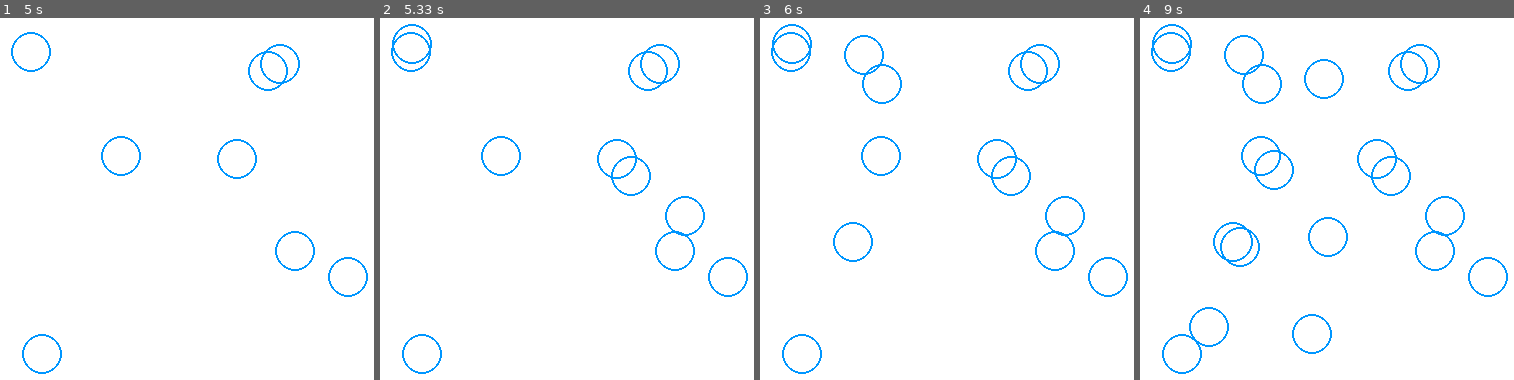
Above: before the commit, frames 1-4 (left to right).
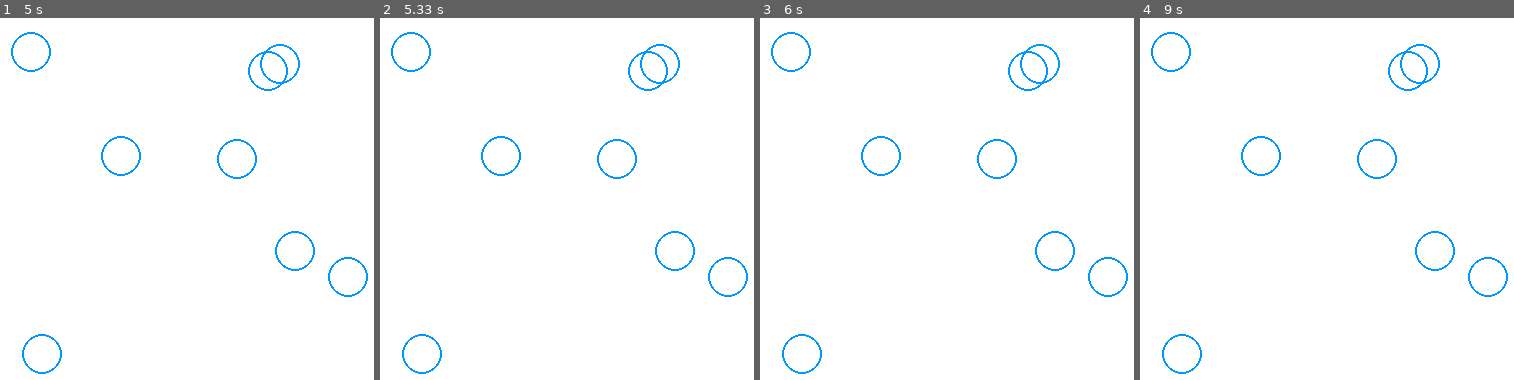
Above: after the commit, the same moments.

Repository: HenryYannis/xiaobao-pygame
Game: pygame game, started from 02-点击消除/点击消除_第1节课_气泡浮现.py
The game is run twice, just before and just after one commit, with the same random seed, the same clock (stepped at 60 frames per second) and the same inputs.
Inputs:
- Up to frame 1 (5 s): no input
- Up to frame 2 (5.33 s): no input
- Up to frame 3 (6 s): no input
- Up to frame 4 (9 s): no input

Frame 1 is identical in both runs. In frame 2, 0.5% of the frame differs, in the area x 3-87%, y 1-61%; in frame 3, 0.9%; in frame 4, 1.9%, in the area x 3-87%, y 1-93%.

Commit message:
点击消除：只响应左键、气泡最多8个、终课加空格重开

Diff:
--- a/02-点击消除/点击消除_第1节课_气泡浮现.py
+++ b/02-点击消除/点击消除_第1节课_气泡浮现.py
@@ -13,7 +13,7 @@
         if 事件.type == pygame.QUIT:
             运行中 = False
 
-    if random.random() < 0.03:                         # 随机生成：每帧3%概率产生新气泡，控制出现节奏
+    if random.random() < 0.03 and len(气泡列表) < 8:  # 随机生成：每帧3%概率产生新气泡，最多同时8个，不会铺满屏幕
         气泡列表.append([random.randint(20, 380), random.randint(20, 380)])
 
     窗口.fill((255, 255, 255))                         # 清空画布：擦除上一帧残留画面，白色RGB(255,255,255)全屏覆盖
